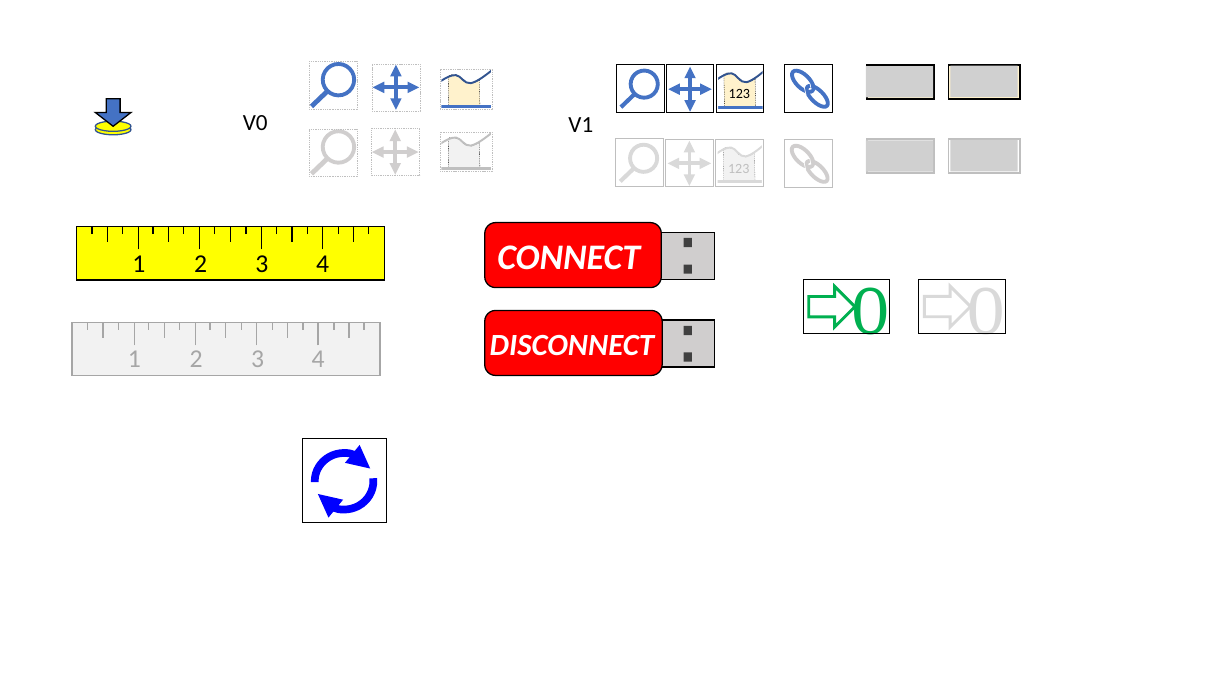
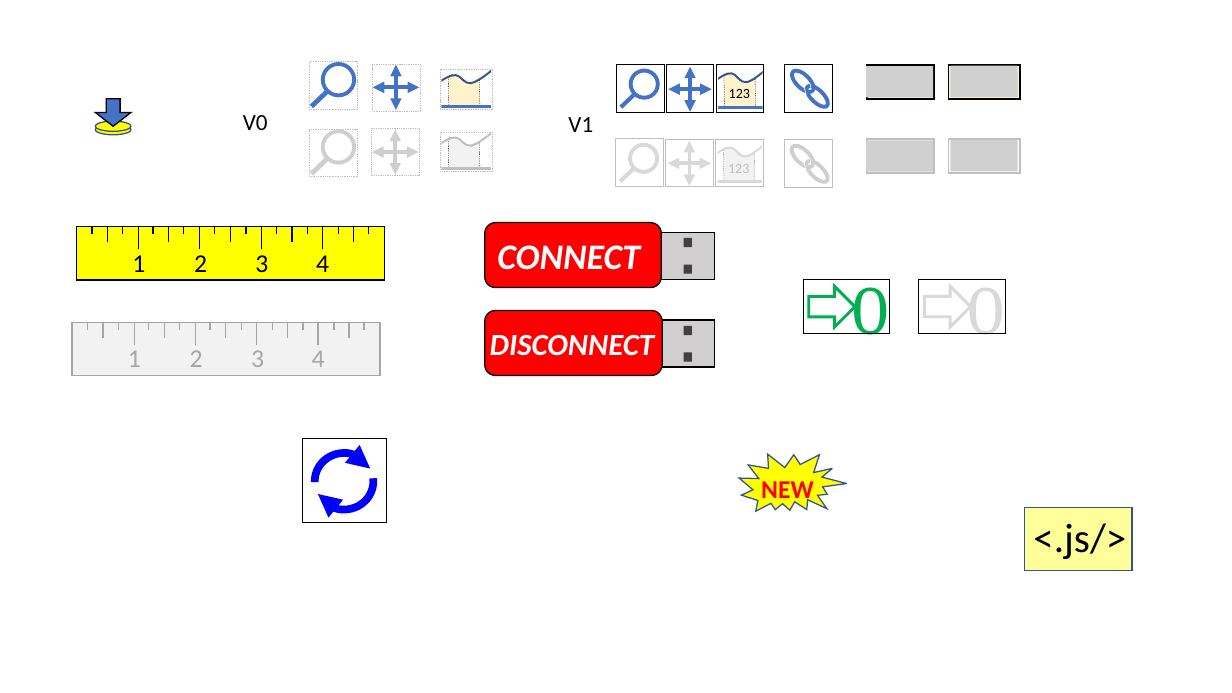
Before and after one commit to matsselen/IOLabWeb, a slide deck: slide 1 of images/IOLabWebImages.pptx. Drawn at 1232x693 pixels with LibreOffice and Linux fonts; fonts in the diff are those of the drawing; grey boxes stand for pictures. Boxes give left, top, right and bottom in pixels: in the first picture for what was removed or moved away, otherwise in the second. Text is boxed around its words. In the diff, an @@ line names an element or a change of style, - is before the commit and + after.

```diff
--- a/images/IOLabWebImages.pptx
+++ b/images/IOLabWebImages.pptx
@@ irregular seal added at (x1=733, y1=438, x2=852, y2=531), fill #FFFF00, outline #325491 1 pt @@
@@ text added at (x1=761, y1=481, x2=814, y2=504), 20 pt, text #FF0000, bold @@
+NEW
@@ wave added at (x1=1025, y1=507, x2=1132, y2=571), fill #FFFF99, outline #325491 1 pt @@
@@ text added at (x1=1033, y1=523, x2=1126, y2=559), 32 pt, text #000000 @@
+<.js/>
```
Also in this commit, not shown: 1 other file.
